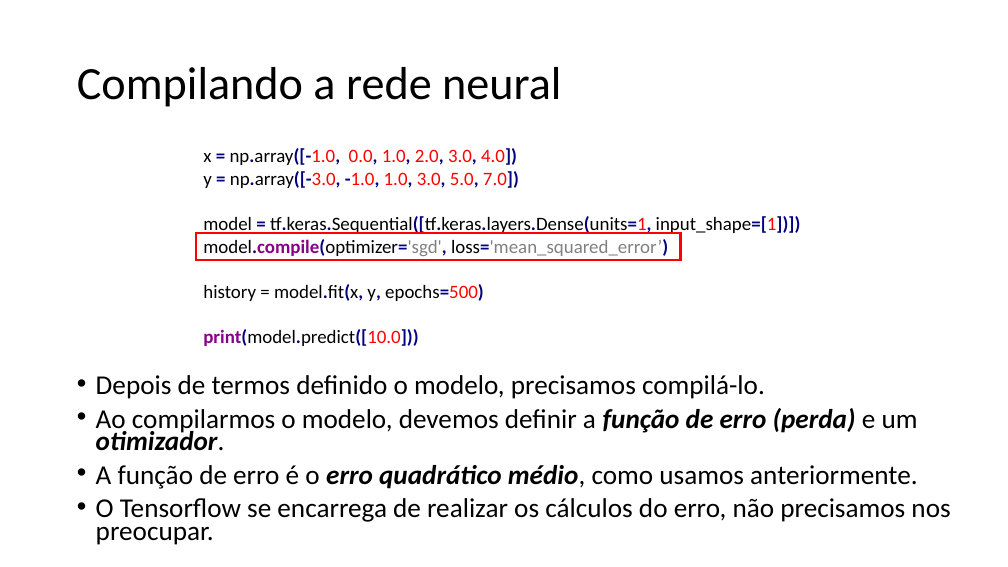
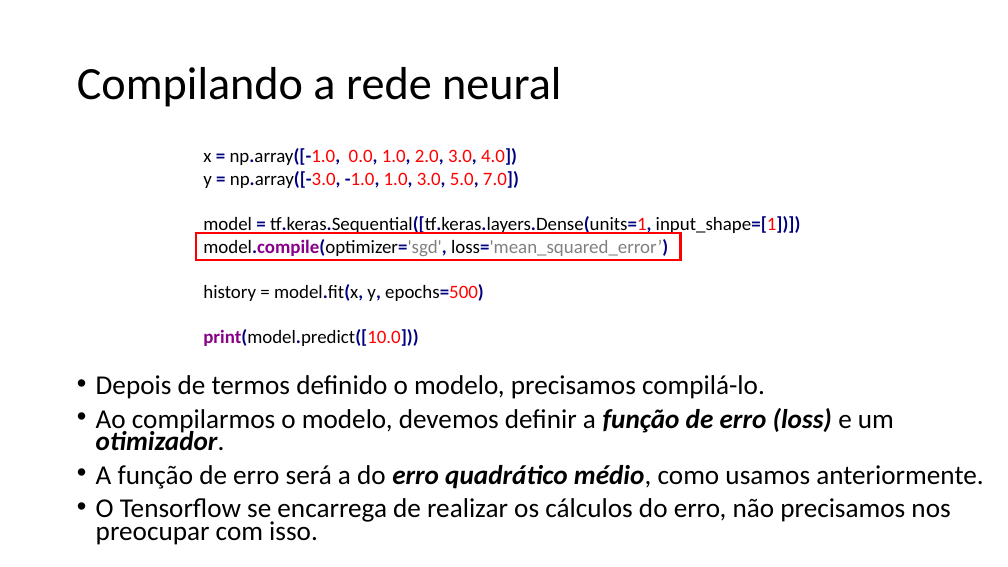
Before and after one commit to zz4fap/tp557-iot-ml, a slide deck: slide 18 of slides/TP557_7_Regressão_com_DNNs_parte_I.pptx (slide 16 before the commit). Drawn at 1008x567 pixels with LibreOffice and Linux fonts; fonts in the diff are those of the drawing. Boxes give left, top, right and bottom in pixels: in the first picture for what was removed or moved away, otherwise in the second. Text is boxed around its words. In the diff, an @@ line names an element or a change of style, - is before the commit and + after.

```diff
--- a/slides/TP557_7_Regressão_com_DNNs_parte_I.pptx
+++ b/slides/TP557_7_Regressão_com_DNNs_parte_I.pptx
@@ text at (96,408,983,545): text changed @@
-• Ao compilarmos o modelo, devemos definir a função de erro (perda) e um otimizador.
-• A função de erro é o erro quadrático médio, como usamos anteriormente.
-• O Tensorflow se encarrega de realizar os cálculos do erro, não precisamos nos preocupar.
+• Ao compilarmos o modelo, devemos definir a função de erro (loss) e um otimizador.
+• A função de erro será a do erro quadrático médio, como usamos anteriormente.
+• O Tensorflow se encarrega de realizar os cálculos do erro, não precisamos nos preocupar com isso.
```
Also in this commit, not shown: 12 other slides changed, 4 slides added, 1 other file.
